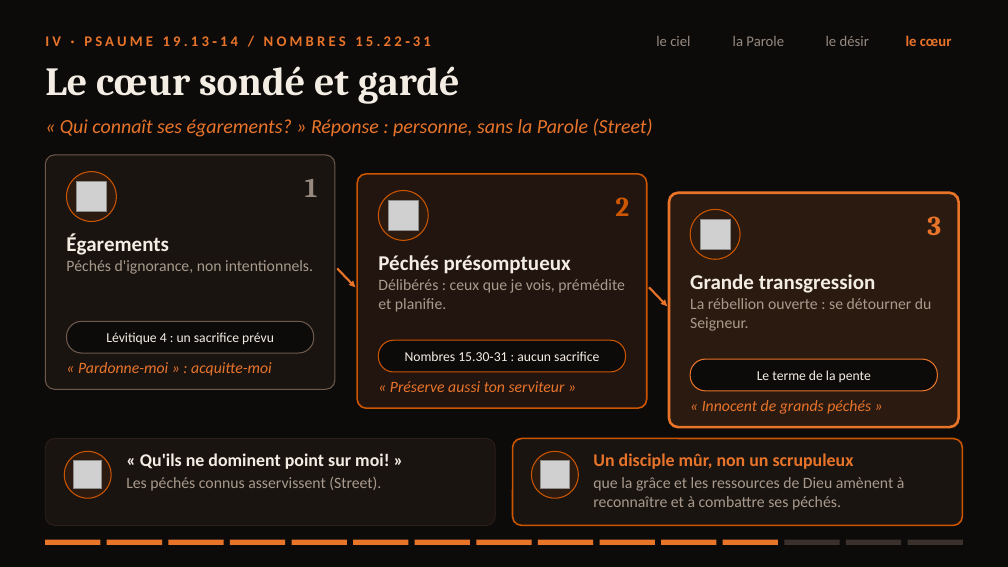
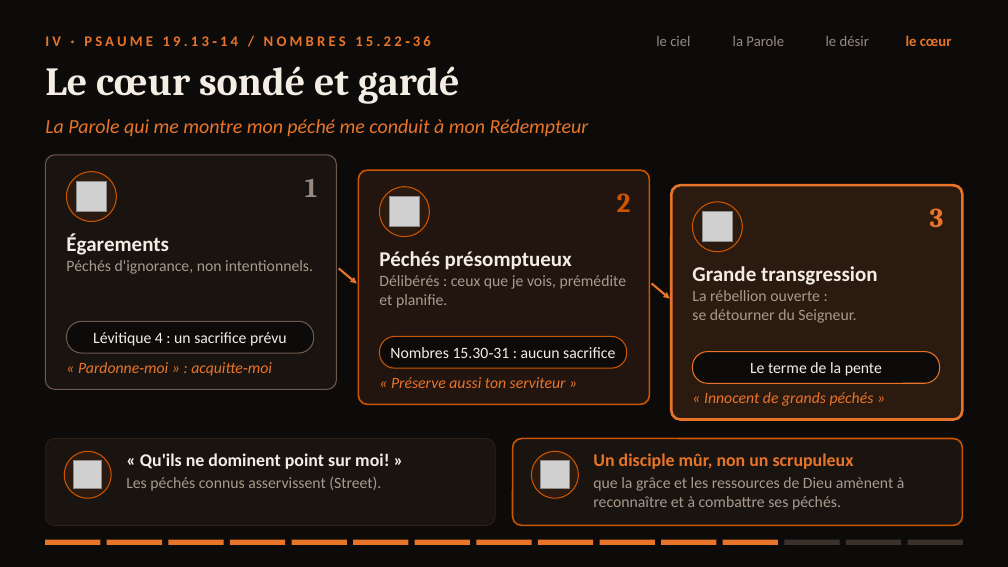
Before and after one commit to agbruneau/Prospection, a slide deck: slide 13 of Presentation-Psaume-19.pptx. Drawn at 1008x567 pixels with LibreOffice and Linux fonts; fonts in the diff are those of the drawing; grey boxes stand for pictures. Boxes give left, top, right and bottom in pixels: in the first picture for what was removed or moved away, otherwise in the second. Text is boxed around its words. In the diff, an @@ line names an element or a change of style, - is before the commit and + after.

```diff
--- a/Presentation-Psaume-19.pptx
+++ b/Presentation-Psaume-19.pptx
@@ text at (45,36,431,46): text changed @@
-IV · PSAUME 19.13‑14 / NOMBRES 15.22‑31
+IV · PSAUME 19.13‑14 / NOMBRES 15.22‑36
@@ text at (45,119,589,137): text changed @@
-« Qui connaît ses égarements? » Réponse : personne, sans la Parole (Street)
+La Parole qui me montre mon péché me conduit à mon Rédempteur
@@ 3 texts, 2 pictures, 2 rounded rectangles, 1 ellipse: place and size @@
-3 texts, 2 pictures, 2 rounded rectangles, 1 ellipse at (357,174,730,408)
+3 texts, 2 pictures, 2 rounded rectangles, 1 ellipse at (358,170,733,405)
@@ rounded rectangle: place and size @@
-rounded rectangle at (669,193,959,427)
+rounded rectangle at (671,185,963,420)
@@ text "3": place and size @@
-text "3" at (927,216,941,235)
+text "3" at (930,208,944,227)
@@ arrow moved from (337, 268) - (355, 287) to (339, 268) - (357, 284) @@
@@ arrow moved from (650, 287) - (667, 306) to (652, 284) - (670, 299) @@
@@ text at (692,290,856,323): text changed @@
-La rébellion ouverte : se détourner du Seigneur.
+La rébellion ouverte :
+se détourner du Seigneur.
@@ size 13 to 15 pt in 3 elements at (93,332,287,346), (390,347,615,358), (750,362,882,376) @@
@@ 3 texts, 1 ellipse, 1 rounded rectangle: place and size @@
-3 texts, 1 ellipse, 1 rounded rectangle at (690,209,938,414)
+3 texts, 1 ellipse, 1 rounded rectangle at (692,202,940,406)
@@ text at (78,362,272,376): text changed @@
-« Pardonne-moi » : acquitte-moi
+« Pardonne‑moi » : acquitte‑moi
```
Also in this commit, not shown: 14 other slides changed, 1 slide added, 1 slide removed, 9 other files.
